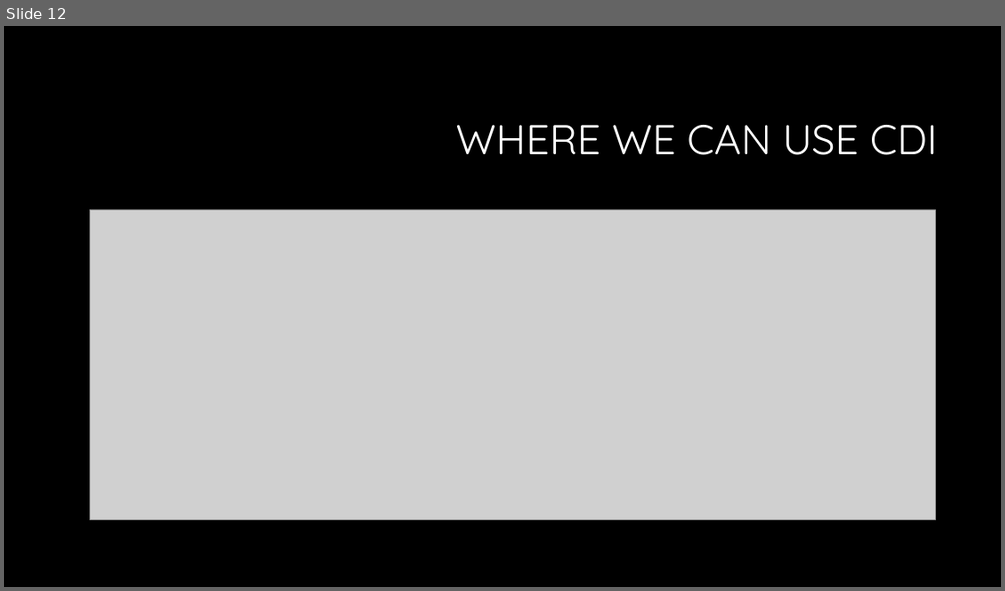
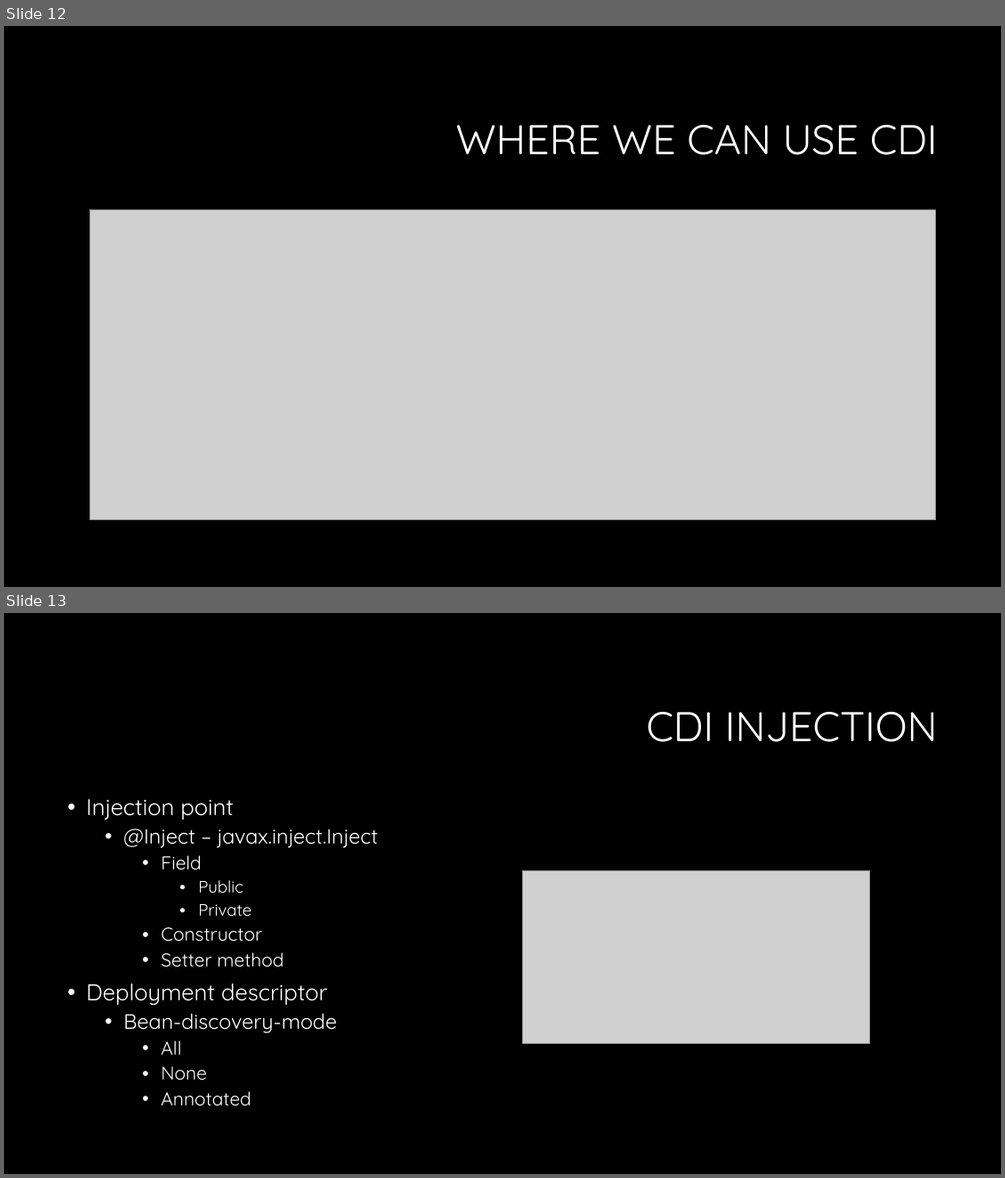
Before and after one commit to Crypto93/CDI_overview, a slide deck: CDI_overview_presentation.pptx. Shown one above the other, each under a label of ours: slide 12 before the commit, slides 12 and 13 after it. The pictures are 1005x591 and 1005x1178 pixels, drawn with LibreOffice and Linux fonts; fonts in the diff are those of the drawing; grey boxes stand for pictures; background and template pictures are left out. Boxes give left, top, right and bottom in pixels: in the first picture for what was removed or moved away, otherwise in the second. Text is boxed around its words. In the diff, an @@ line names an element or a change of style, - is before the commit and + after.

```diff
--- a/CDI_overview_presentation.pptx
+++ b/CDI_overview_presentation.pptx
@@ slide 13 added at [4,613,1001,1174], background #000000 @@
@@ title added at [647,712,938,742], 40 pt, text #FFFFFF @@
+CDI INJECTION
@@ text added at [86,799,379,1106], 20 pt, text #FFFFFF @@
+• Injection point
+  • @Inject – javax.inject.Inject
+    • Field
+      • Public
+      • Private
+    • Constructor
+    • Setter method
+• Deployment descriptor
+  • Bean-discovery-mode
+    • All
+    • None
+    • Annotated
@@ picture added at [523,870,870,1044] @@
```
Also in this commit, not shown: 1 slide changed, 1 other slide added.
